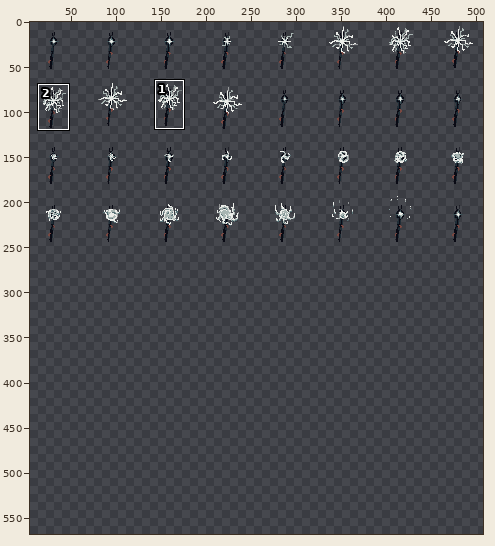
Two states of a sprite sheet, Newton/player/staff-ss.png. The picture above shows the old version from afar; the outline marks the close-up.
Close-up. Earlier state:
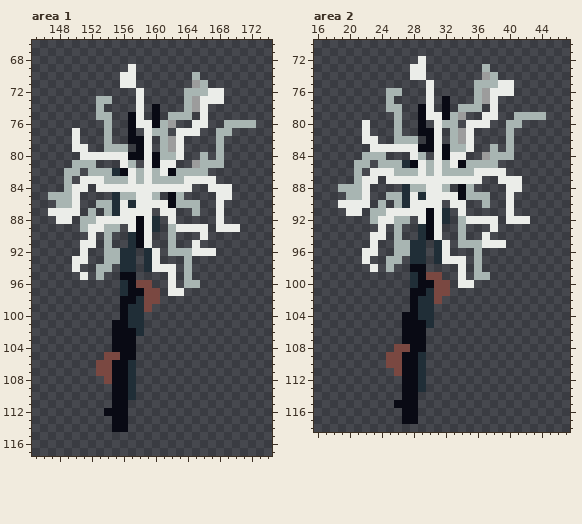
The file is 512x256 pixels. Colours within 5 levels of each other are drawn and written as one. Shown: area 1: x 145..174, y 66..117; area 2: x 16..47, y 70..118. The old version is drawn lined up with the new one, on the new canvas. The wide view leaves out empty margins. The commit also changed other parts of the picture, which this record leaves out.
After the commit:
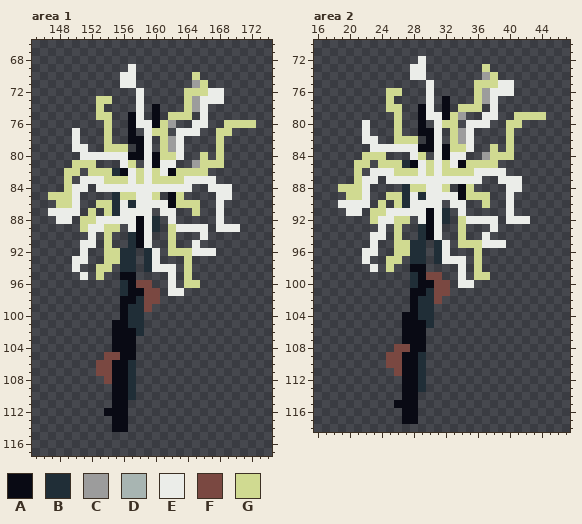
Palette (. is transparent): A #090a14  B #202e37  C #9c9c9c  D #a8b5b2  E #ebede9  F #7a4841  G #d0da91
Change:
canvas 512x256 -> 512x576
Area 1:
y 70: x 165 D -> G
y 71: x 166 D -> G
y 72: x 164..166 DDD -> GGG
y 73: x 153..154 DD -> GG; x 164 D -> G
y 74: x 153 D -> G; x 164 D -> G
y 75: x 153..154 DD -> GG; x 162..164 DDD -> GGG
y 76: x 154 D -> G; x 161 D -> G; x 169..172 DDDD -> GGGG
y 77: x 154 D -> G; x 160..161 DD -> GG; x 168..169 DD -> GG
y 78: x 154 D -> G; x 161 D -> G; x 168 D -> G
y 79: x 154..156 DDD -> GGG; x 161 D -> G; x 168 D -> G
y 80: x 161..162 DD -> GG; x 166 D -> G; x 168 D -> G
y 81: x 150..152 DDD -> GGG; x 157 D -> G; x 166..168 DDD -> GGG
y 82: x 149..150 DD -> GG; x 152..154 DDD -> GGG; x 158 D -> G; x 160 D -> G; x 163..166 DDDD -> GGGG
y 83: x 149 D -> G; x 154..156 DDD -> GGG; x 158 D -> G; x 160..163 DDDD -> GGGG
y 84: x 149 D -> G
y 85: x 147..149 DDD -> GGG; x 156..157 DD -> GG; x 160 D -> G; x 163 D -> G
y 86: x 148..149 DD -> GG; x 153..154 DD -> GG; x 163..165 DDD -> GGG
y 87: x 152 D -> G; x 154 D -> G; x 165 D -> G
y 88: x 151..152 DD -> GG
y 89: x 151 D -> G; x 154..155 DD -> GG; x 162 D -> G
y 90..91: x 154 D -> G; x 162 D -> G
y 92: x 154..155 DD -> GG; x 162..164 DDD -> GGG
y 93: x 154..155 DD -> GG; x 164 D -> G
y 94: x 153..154 DD -> GG; x 164 D -> G
y 95: x 153 D -> G; x 164 D -> G
y 96: x 164..165 DD -> GG
Area 2:
y 73: x 37 D -> G
y 74: x 38 D -> G
y 75: x 36..38 DDD -> GGG
y 76: x 25..26 DD -> GG; x 36 D -> G
y 77: x 25 D -> G; x 36 D -> G
y 78: x 25..26 DD -> GG; x 34..36 DDD -> GGG
y 79: x 26 D -> G; x 33 D -> G; x 41..44 DDDD -> GGGG
y 80: x 26 D -> G; x 32..33 DD -> GG; x 40..41 DD -> GG
y 81: x 26 D -> G; x 33 D -> G; x 40 D -> G
y 82: x 26..28 DDD -> GGG; x 33 D -> G; x 40 D -> G
y 83: x 33..34 DD -> GG; x 38 D -> G; x 40 D -> G
y 84: x 22..24 DDD -> GGG; x 29 D -> G; x 38..40 DDD -> GGG
y 85: x 21..22 DD -> GG; x 24..26 DDD -> GGG; x 30 D -> G; x 32 D -> G; x 35..38 DDDD -> GGGG
y 86: x 21 D -> G; x 26..28 DDD -> GGG; x 30 D -> G; x 32..35 DDDD -> GGGG
y 87: x 21 D -> G
y 88: x 19..21 DDD -> GGG; x 28..29 DD -> GG; x 32 D -> G; x 35 D -> G
y 89: x 20..21 DD -> GG; x 25..26 DD -> GG; x 35..37 DDD -> GGG
y 90: x 24 D -> G; x 26 D -> G; x 37 D -> G
y 91: x 23..24 DD -> GG
y 92: x 23 D -> G; x 26..27 DD -> GG; x 34 D -> G
y 93..94: x 26 D -> G; x 34 D -> G
y 95: x 26..27 DD -> GG; x 34..36 DDD -> GGG
y 96: x 26..27 DD -> GG; x 36 D -> G
y 97: x 25..26 DD -> GG; x 36 D -> G
y 98: x 25 D -> G; x 36 D -> G
y 99: x 36..37 DD -> GG
